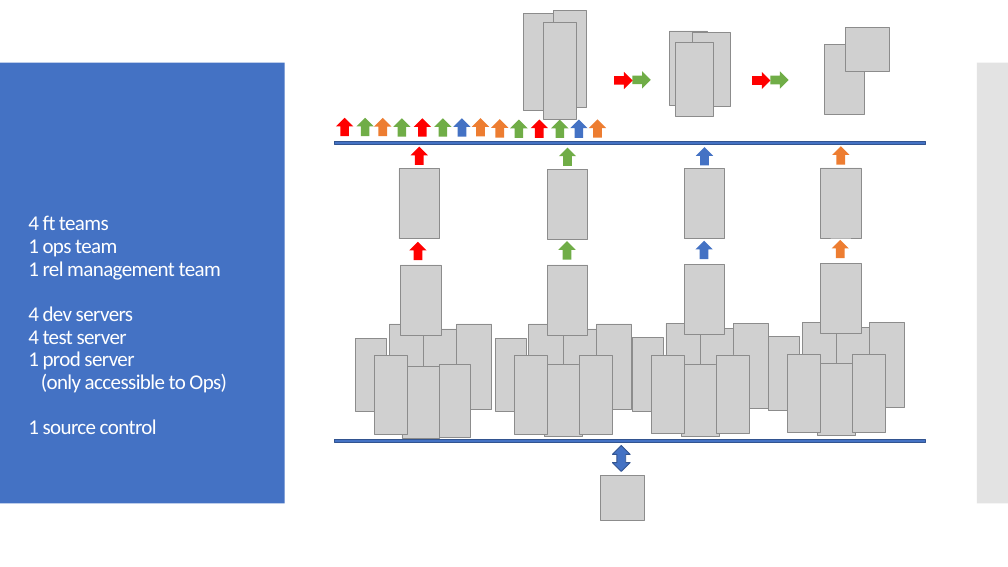
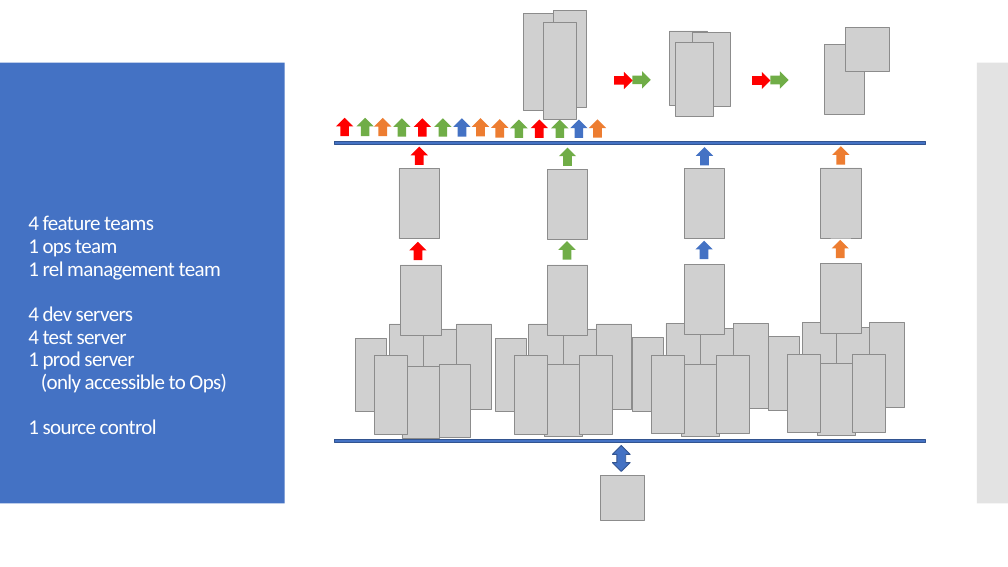
Before and after one commit to milodotnet/bootcamp, a slide deck: slide 17 of Bootcamp-ContinuousDelivery.pptx (slide 18 before the commit). Drawn at 1008x567 pixels with LibreOffice and Linux fonts; fonts in the diff are those of the drawing; grey boxes stand for pictures. Boxes give left, top, right and bottom in pixels: in the first picture for what was removed or moved away, otherwise in the second. Text is boxed around its words. In the diff, an @@ line names an element or a change of style, - is before the commit and + after.

```diff
--- a/Bootcamp-ContinuousDelivery.pptx
+++ b/Bootcamp-ContinuousDelivery.pptx
@@ text at [28,215,154,230]: text changed @@
-4 ft teams
+4 feature teams
```
Also in this commit, not shown: 5 other slides changed, 1 slide removed.
